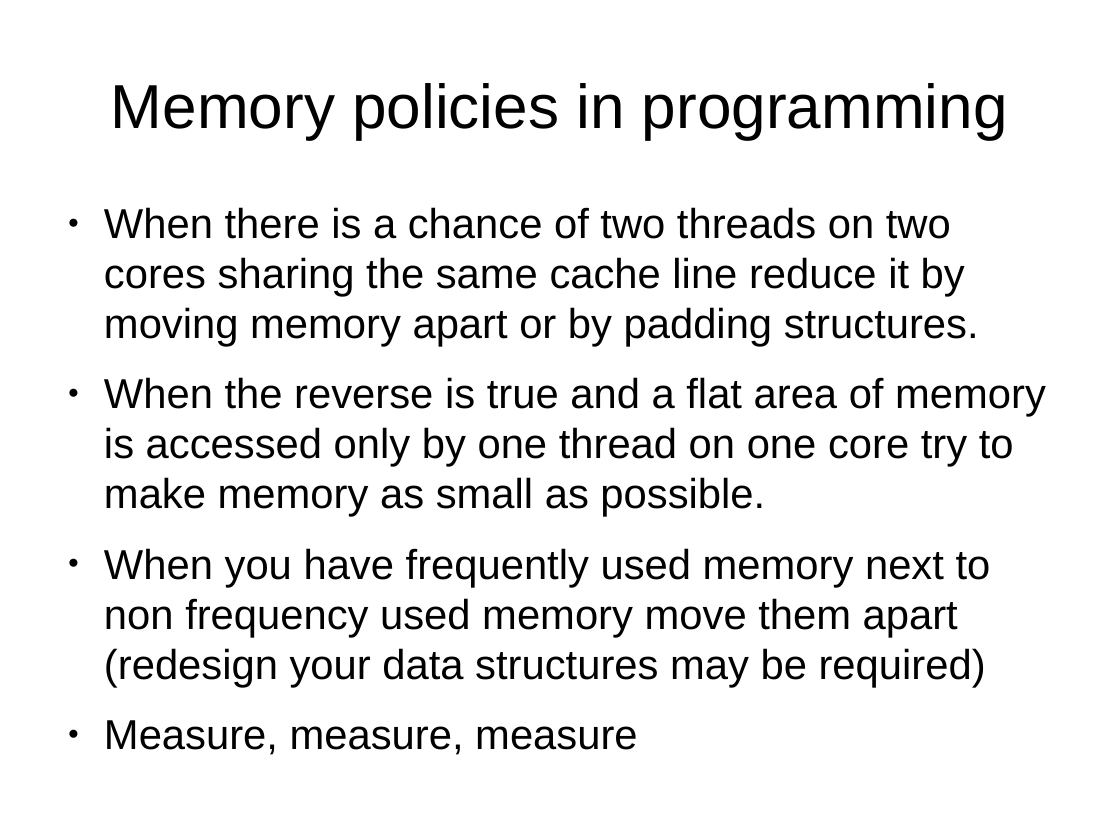
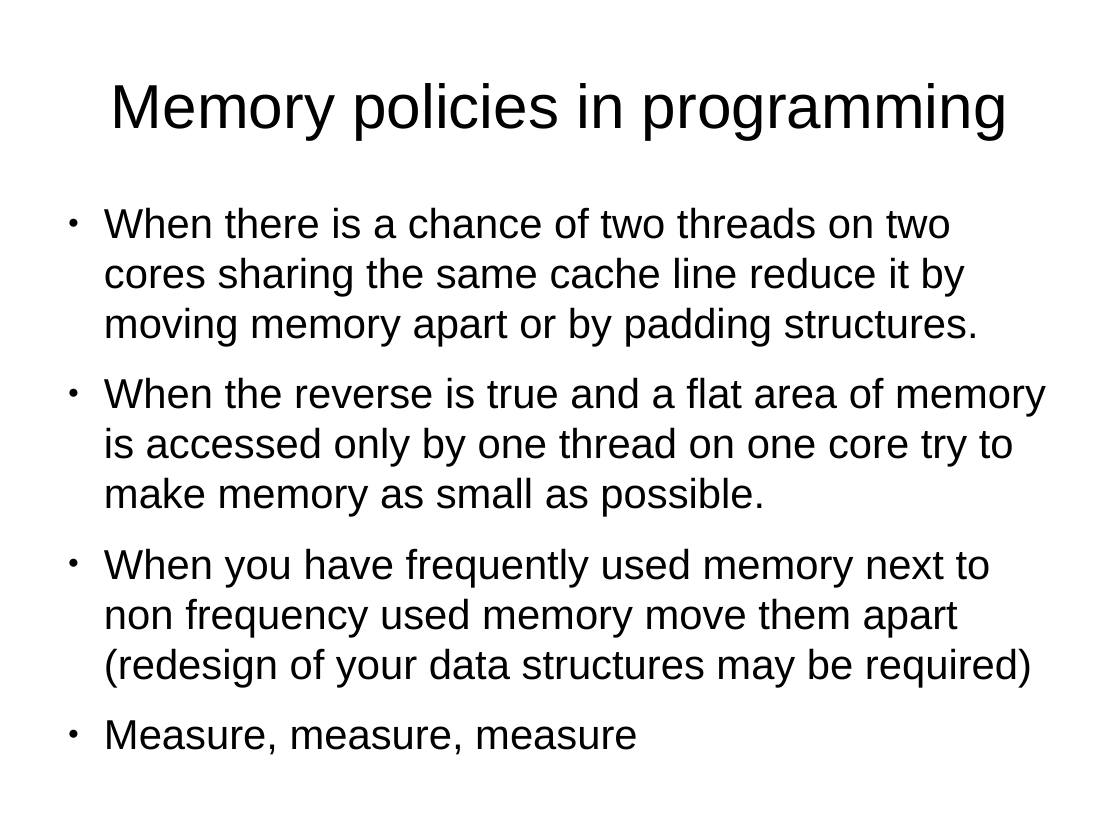
Before and after one commit to veltzer/demos-linux, a slide deck: slide 40 of doc/multicore.odp. Drawn at 1120x840 pixels with LibreOffice and Linux fonts; fonts in the diff are those of the drawing. Boxes give left, top, right and bottom in pixels: in the first picture for what was removed or moved away, otherwise in the second. Text is boxed around its words. In the diff, an @@ line names an element or a change of style, - is before the commit and + after.

```diff
--- a/doc/multicore.odp
+++ b/doc/multicore.odp
@@ text at [104, 548, 1032, 688]: text changed @@
-● When you have frequently used memory next to non frequency used memory move them apart (redesign your data structures may be required)
+● When you have frequently used memory next to non frequency used memory move them apart (redesign of your data structures may be required)
```
Also in this commit, not shown: 2 other slides changed, 1 other file.
